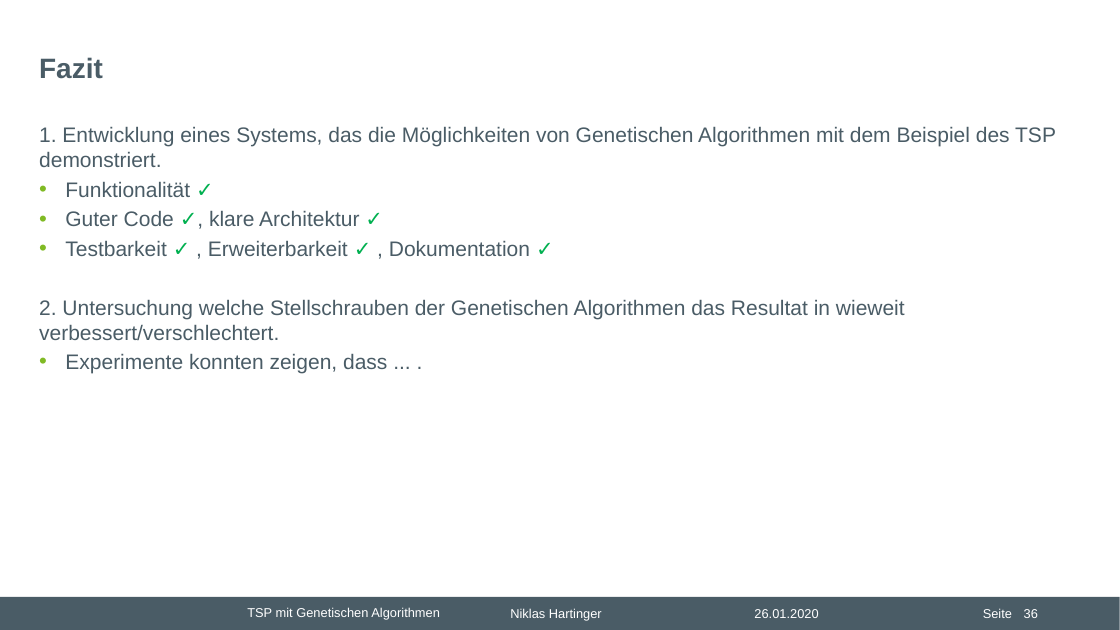
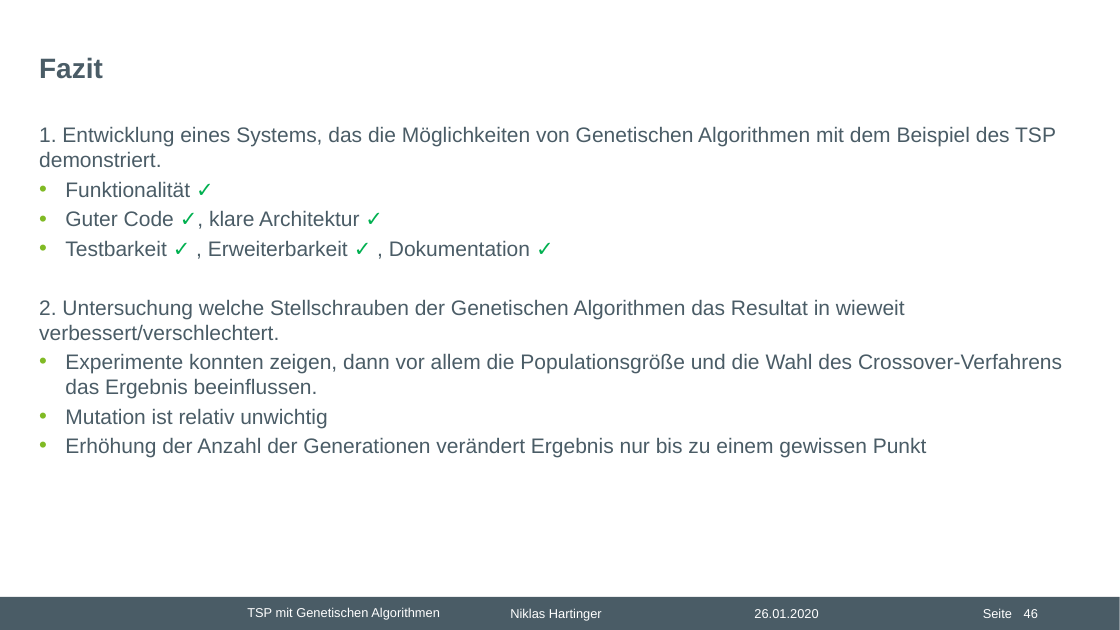
Before and after one commit to nhrt/Genetic-Algorithms, a slide deck: slide 46 of Projektvortrag/Präsentation Projektvortrag.pptx (slide 36 before the commit). Drawn at 1120x630 pixels with LibreOffice and Linux fonts; fonts in the diff are those of the drawing; background and template pictures are left out. Boxes give left, top, right and bottom in pixels: in the first picture for what was removed or moved away, otherwise in the second. Text is boxed around its words. In the diff, an @@ line names an element or a change of style, - is before the commit and + after.

```diff
--- a/Projektvortrag/Präsentation Projektvortrag.pptx
+++ b/Projektvortrag/Präsentation Projektvortrag.pptx
@@ text at [65,354,1062,458]: text changed @@
-• Experimente konnten zeigen, dass ... .
+• Experimente konnten zeigen, dann vor allem die Populationsgröße und die Wahl des Crossover-Verfahrens das Ergebnis beeinflussen.
+• Mutation ist relativ unwichtig
+• Erhöhung der Anzahl der Generationen verändert Ergebnis nur bis zu einem gewissen Punkt
@@ page number at [1024,609,1038,618]: text changed @@
-36
+46
```
Also in this commit, not shown: 11 other slides changed, 17 slides added, 6 slides removed, 14 other files.
